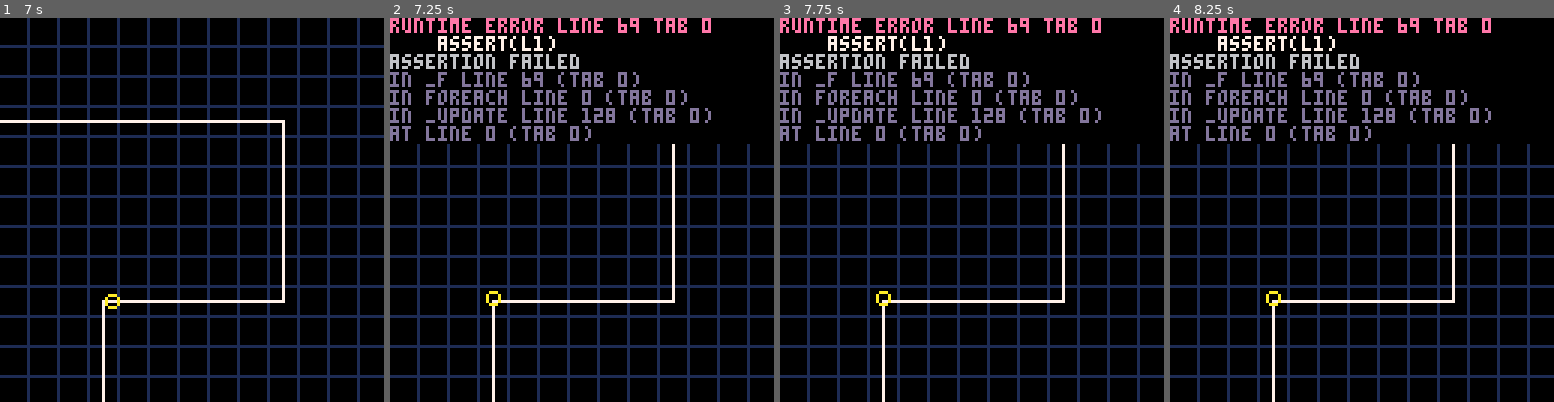
Above: before the commit, frames 1-4 (left to right).
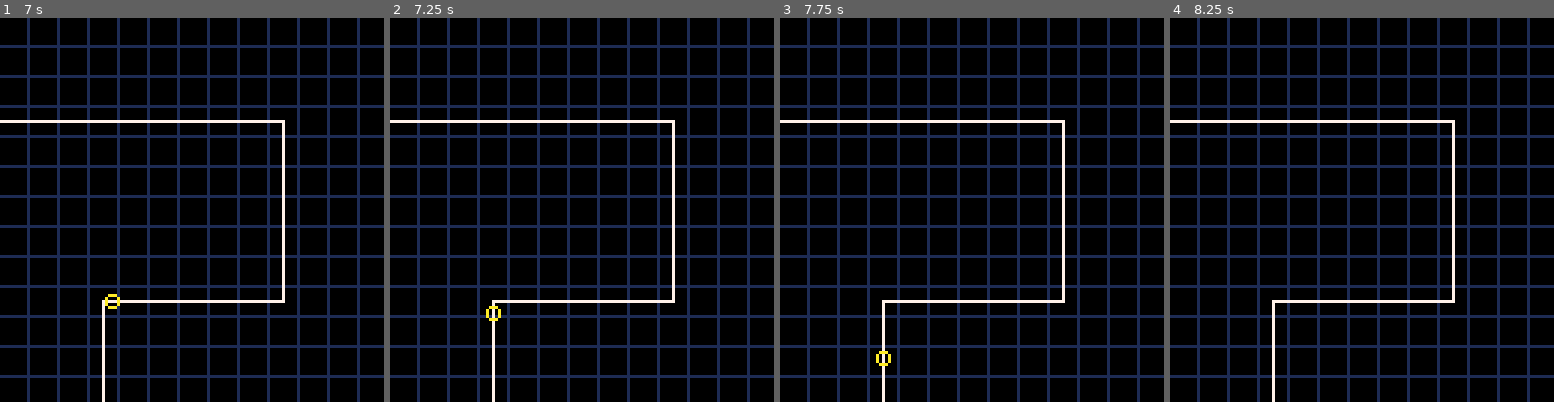
Above: after the commit, the same moments.

Repository: beardedsakimonkey/pixel_td.p8
Game: PICO-8 cartridge td.p8
The game is run twice, just before and just after one commit, with the same random seed, the same clock (stepped at 60 frames per second) and the same inputs.
Inputs:
- Up to frame 1 (7 s): no input
- Up to frame 2 (7.25 s): no input
- Up to frame 3 (7.75 s): no input
- Up to frame 4 (8.25 s): no input

Frame 1 is identical in both runs. In frame 2, 12% of the frame differs, in the area x 0-100%, y 0-79%; in frame 3, 12%; in frame 4, 12%.
Error before the commit: runtime error line 69 tab 0; assert(l1); assertion failed

Commit message:
fix enemy movement

Diff:
--- a/td.lua
+++ b/td.lua
@@ -26,9 +26,20 @@
         y = y,
         dx = 0,
         dy = 0,
+        can_remove = false,
     }
     add(enemies, e)
     return e
+end
+
+function tbl_filter(t, fn)
+    local res = {}
+    foreach(t, function(v)
+        if fn(v) then
+            add(res, v)
+        end
+    end)
+    return res
 end
 
 -- _INIT (called once on startup)
@@ -68,56 +79,40 @@
     end
     assert(l1)
 
-    if e.dx > 0 then -- moving right
-        local max_x = max(l1.x, l2.x)
-        if e.x + e.dx > max_x then -- overflow
-            local overflow = e.x + e.dx - max_x
-            e.x = max_x
-            local going_down = map[p+1] and map[p+1].y > map[p].y
-            e.y = e.y + (going_down and overflow or -overflow)
-            -- update direction
-            e.dy = going_down and abs(e.dx) or -abs(e.dx)
-            e.dx = 0
-        else -- no overflow
+    if e.dx ~= 0 then -- moving horizontally
+        local right = e.dx > 0
+        local lim_x = right and max(l1.x, l2.x) or min(l1.x, l2.x)
+        local overflow = right and ((e.x + e.dx) - lim_x) or (lim_x - (e.x + e.dx))
+        if overflow > 0 then
+            e.x = lim_x
+            if map[p+1] then
+                local going_down = map[p+1].y > map[p].y
+                e.y = e.y + (going_down and overflow or -overflow)
+                -- update direction
+                e.dy = going_down and abs(e.dx) or -abs(e.dx)
+                e.dx = 0
+            else
+                e.can_remove = true
+            end
+        else
             e.x += e.dx
         end
-    elseif e.dx < 0 then -- moving left
-        local min_x = min(l1.x, l2.x)
-        if e.x + e.dx < min_x then -- overflow
-            local overflow = min_x - e.x + e.dx
-            e.x = min_x
-            local going_down = map[p+1] and (map[p+1].y > map[p].y)
-            e.y = e.y + (going_down and overflow or -overflow)
-            -- update direction
-            e.dy = going_down and abs(e.dx) or -abs(e.dx)
-            e.dx = 0
-        else -- no overflow
-            e.x += e.dx
-        end
-    elseif e.dy > 0 then -- moving down
-        local max_y = max(l1.y, l2.y)
-        if e.y + e.dy > max_y then -- overflow
-            local overflow = e.y + e.dy - max_y
-            e.y = max_y
-            local going_right = map[p+1] and map[p+1].x > map[p].x
-            e.x = e.x + (going_right and overflow or -overflow)
-            -- update direction
-            e.dx = going_right and abs(e.dy) or -abs(e.dy)
-            e.dy = 0
-        else -- no overflow
-            e.y += e.dy
-        end
-    elseif e.dy < 0 then -- moving up
-        local min_y = min(l1.y, l2.y)
-        if e.y + e.dy < min_y then -- overflow
-            local overflow = min_y - e.y + e.dy
-            e.y = min_y
-            local going_right = map[p+1] and map[p+1].x > map[p].x
-            e.x = e.x + (going_right and overflow or -overflow)
-            -- update direction
-            e.dx = going_right and abs(e.dy) or -abs(e.dy)
-            e.dy = 0
-        else -- no overflow
+    elseif e.dy ~= 0 then -- moving vertically
+        local down = e.dy > 0
+        local lim_y = down and max(l1.y, l2.y) or min(l1.y, l2.y)
+        local overflow = down and ((e.y + e.dy) - lim_y) or (lim_y - (e.y + e.dy))
+        if overflow > 0 then
+            e.y = lim_y
+            if map[p+1] then
+                local going_right = map[p+1].x > map[p].x
+                e.x = e.x + (going_right and overflow or -overflow)
+                -- update direction
+                e.dx = going_right and abs(e.dy) or -abs(e.dy)
+                e.dy = 0
+            else
+                e.can_remove = true
+            end
+        else
             e.y += e.dy
         end
     end
@@ -126,6 +121,7 @@
 -- _UPDATE (called once per update at 30fps)
 function _update()
     foreach(enemies, move_enemy)
+    enemies = tbl_filter(enemies, function(e) return not e.can_remove end)
 end
 
 -- _DRAW (called once per visible frame)
@@ -149,4 +145,10 @@
     foreach(enemies, function(e)
         circ(e.x, e.y, 2, COLOR.yellow)
     end)
+
+    -- Debug
+    -- print('dx:' .. enemies[1].dx)
+    -- print('dy:' .. enemies[1].dy)
+    -- print('x:' .. enemies[1].x)
+    -- print('y:' .. enemies[1].y)
 end
